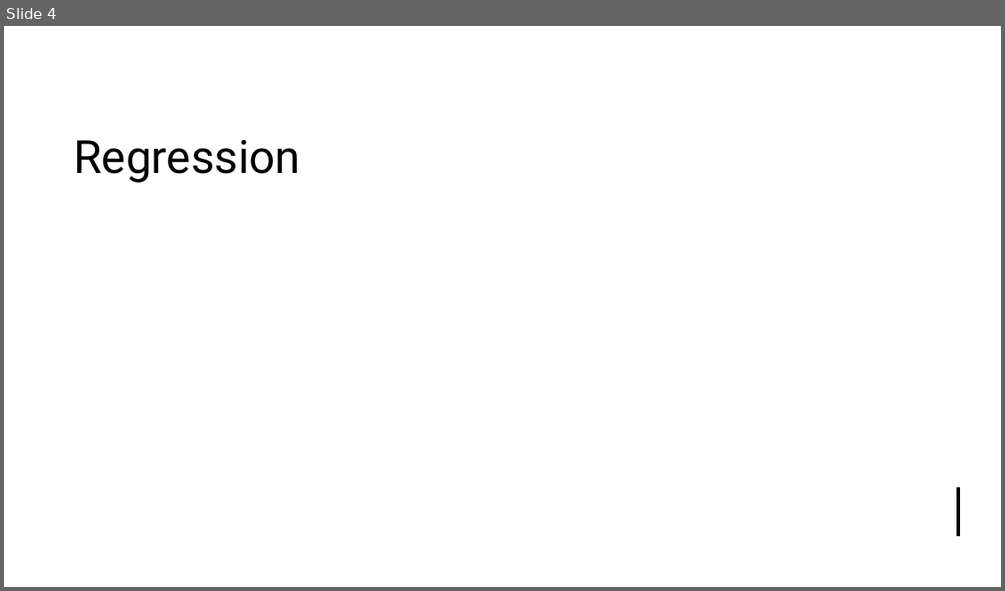
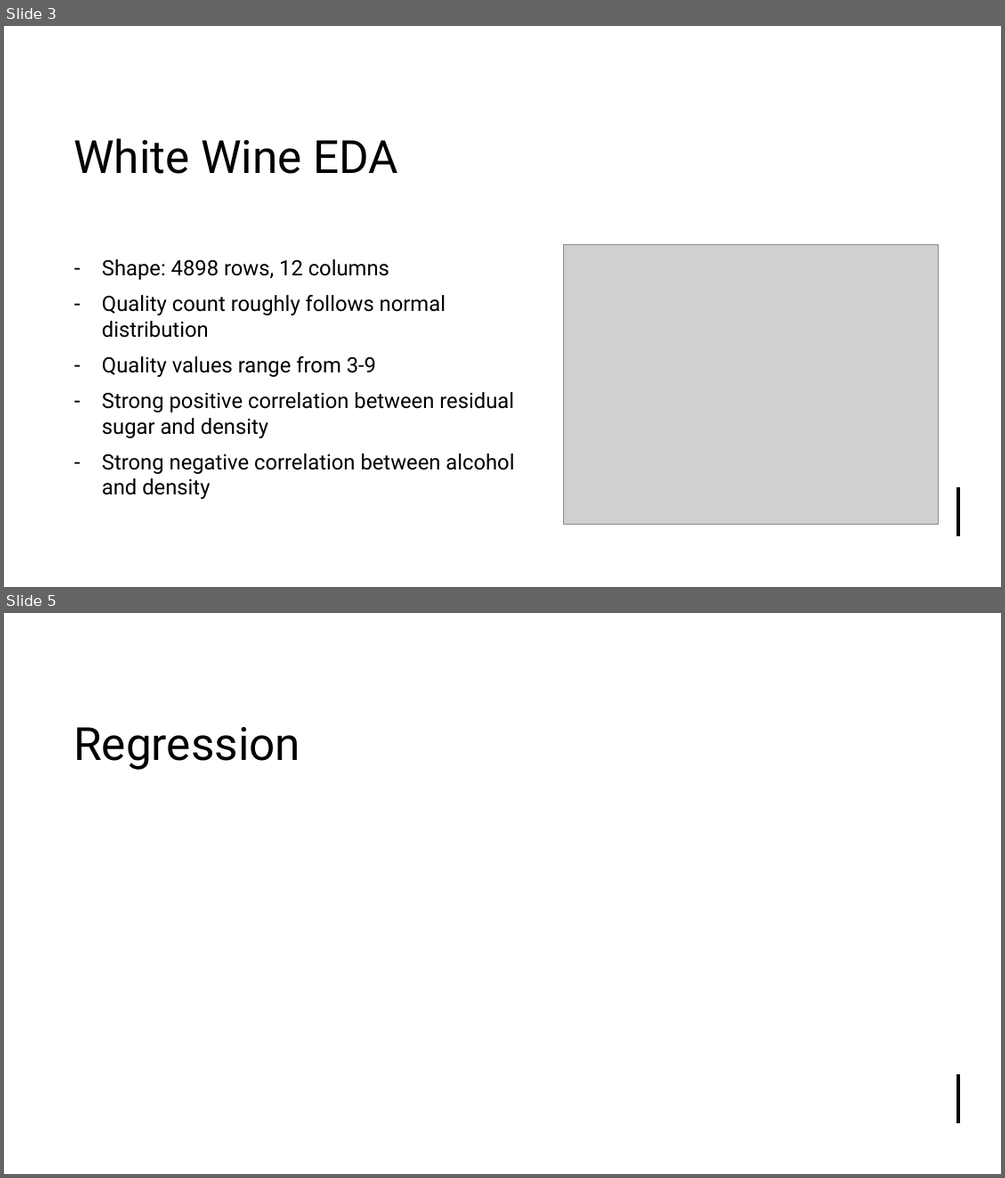
Before and after one commit to Mystaex/CSE4334-Project-Wine, a slide deck: wine_presentation.pptx. Shown one above the other, each under a label of ours: slide 4 before the commit, slides 3 and 5 after it; the slides between them are not shown. The pictures are 1005x591 and 1005x1178 pixels, drawn with LibreOffice and Linux fonts; fonts in the diff are those of the drawing; grey boxes stand for pictures. Boxes give left, top, right and bottom in pixels: in the first picture for what was removed or moved away, otherwise in the second. Text is boxed around its words. In the diff, an @@ line names an element or a change of style, - is before the commit and + after.

```diff
--- a/wine_presentation.pptx
+++ b/wine_presentation.pptx
@@ slide 3 added at (x1=4, y1=26, x2=1001, y2=587), background #FFFFFF; not listed: 3 template elements that a slide beside it also shows @@
@@ title added at (x1=73, y1=138, x2=399, y2=174), 44 pt, text #000000 @@
+White Wine EDA
@@ text added at (x1=102, y1=259, x2=514, y2=499), 20.4 pt, text #000000 @@
+– Shape: 4898 rows, 12 columns
+– Quality count roughly follows normal distribution
+– Quality values range from 3-9
+– Strong positive correlation between residual sugar and density
+– Strong negative correlation between alcohol and density
@@ picture added at (x1=563, y1=244, x2=938, y2=524) @@
@@ what was slide 4 is now slide 5 @@
```
Also in this commit, not shown: 2 slides changed, 1 other slide added, 2 slides removed, 2 other files.
